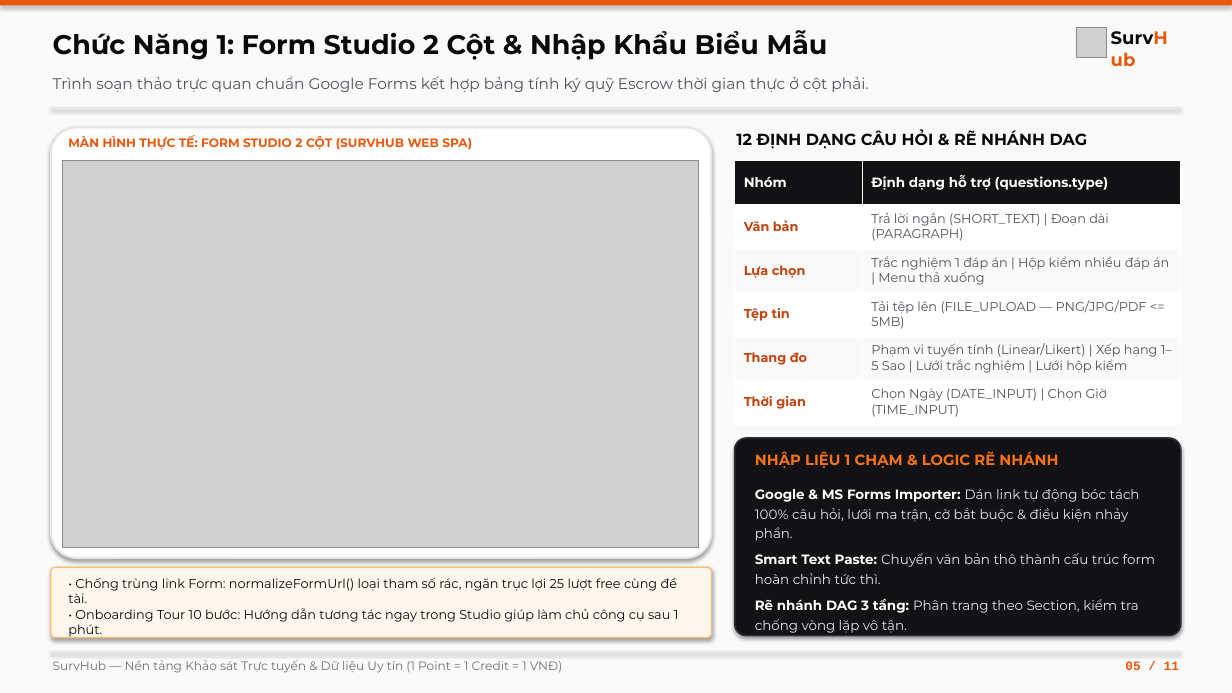
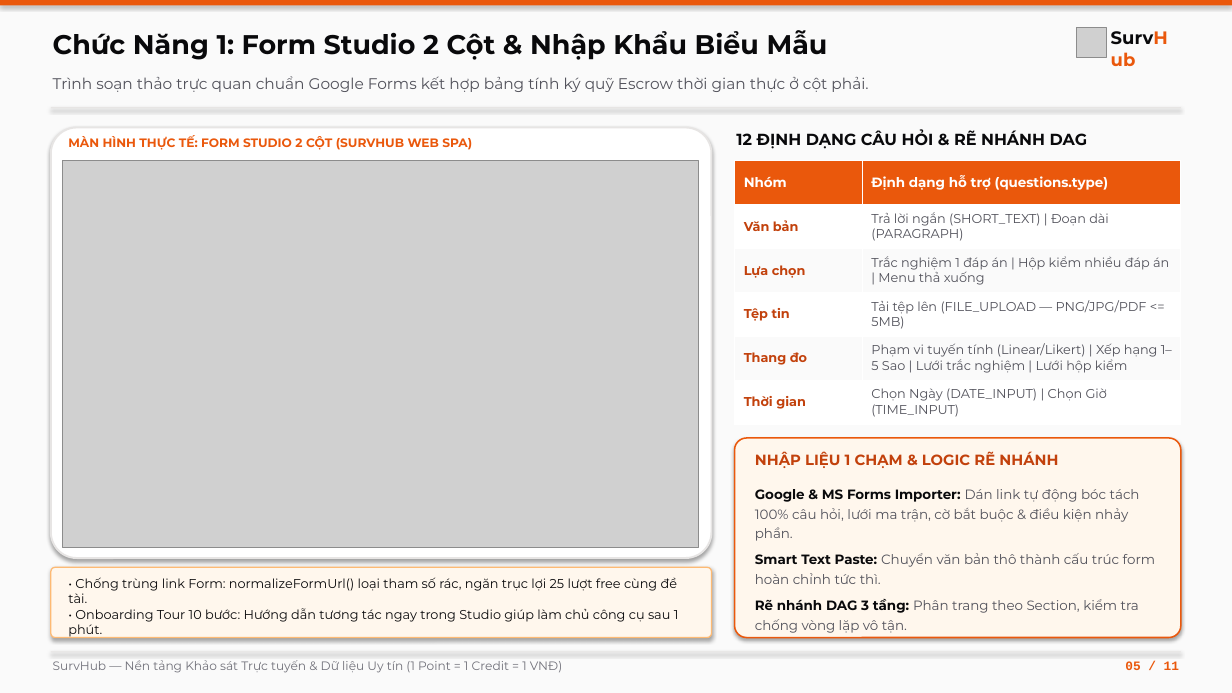
Before and after one commit to trungdzid3/Surv_Hub, a slide deck: slide 5 of docs/SurvHub_Presentation.pptx. Drawn at 1232x693 pixels with LibreOffice and Linux fonts; fonts in the diff are those of the drawing; grey boxes stand for pictures. Boxes give left, top, right and bottom in pixels: in the first picture for what was removed or moved away, otherwise in the second. Text is boxed around its words. In the diff, an @@ line names an element or a change of style, - is before the commit and + after.

Commit message:
style(presentation): unify all 11 slides and BMC to clean light theme

```diff
--- a/docs/SurvHub_Presentation.pptx
+++ b/docs/SurvHub_Presentation.pptx
@@ table at (735, 161, 1181, 424) @@
@@ fill #121214 to #EA580C in row 1 @@
@@ rounded rectangle at (735, 438, 1181, 638): fill #121214 to #FFF7ED; outline #2E2E36 1.2 pt to #EA580C 1.2 pt @@
@@ text "NHẬP LIỆU 1 CHẠM & ..." at (755, 451, 1058, 468): text colour #F97316 to #C2410C @@
@@ text "Google & MS Forms Importer: ..." at (755, 489, 1155, 633): text colour #FFFFFF to #09090B in "Google & MS Forms Importer:", "Smart Text Paste:", "Rẽ nhánh DAG 3 tầng:"; text colour #E4E4E7 to #52525B in "Dán link tự động bóc tách 100% ...", "Chuyển văn bản thô thành cấu trúc ...", "Phân trang theo Section, kiểm tra chống ..." @@
```
Also in this commit, not shown: 8 other slides changed, 3 other files.
